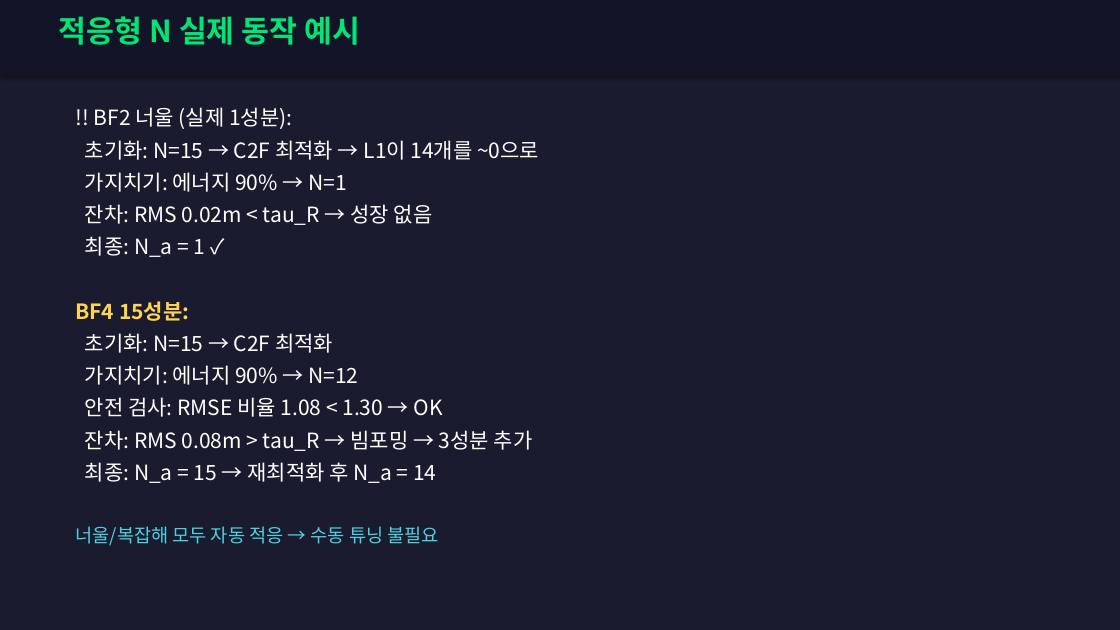
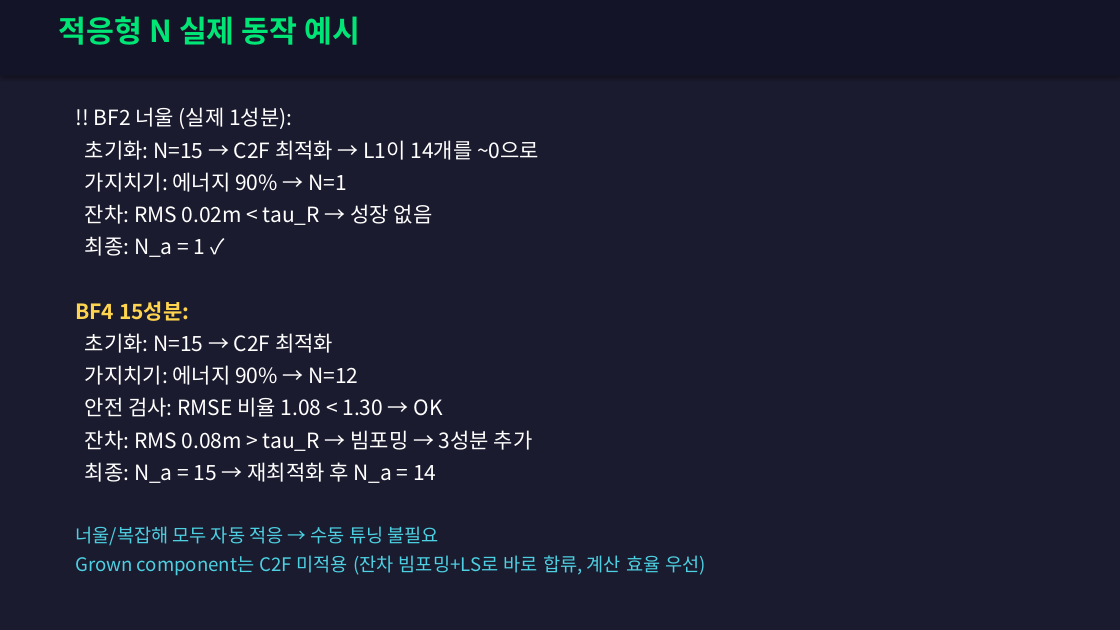
Before and after one commit to SAEYONGPARK94/wavesplat, a slide deck: slide 67 of wavesplat/docs/WaveSplat_Algorithm_Guide.pptx. Drawn at 1120x630 pixels with LibreOffice and Linux fonts; fonts in the diff are those of the drawing. Boxes give left, top, right and bottom in pixels: in the first picture for what was removed or moved away, otherwise in the second. Text is boxed around its words. In the diff, an @@ line names an element or a change of style, - is before the commit and + after.

```diff
--- a/wavesplat/docs/WaveSplat_Algorithm_Guide.pptx
+++ b/wavesplat/docs/WaveSplat_Algorithm_Guide.pptx
@@ text at (75,555,707,576): paragraph added @@
+Grown component는 C2F 미적용 (잔차 빔포밍+LS로 바로 합류, 계산 효율 우선)
```
Also in this commit, not shown: 6 other slides changed, 1 other file.
